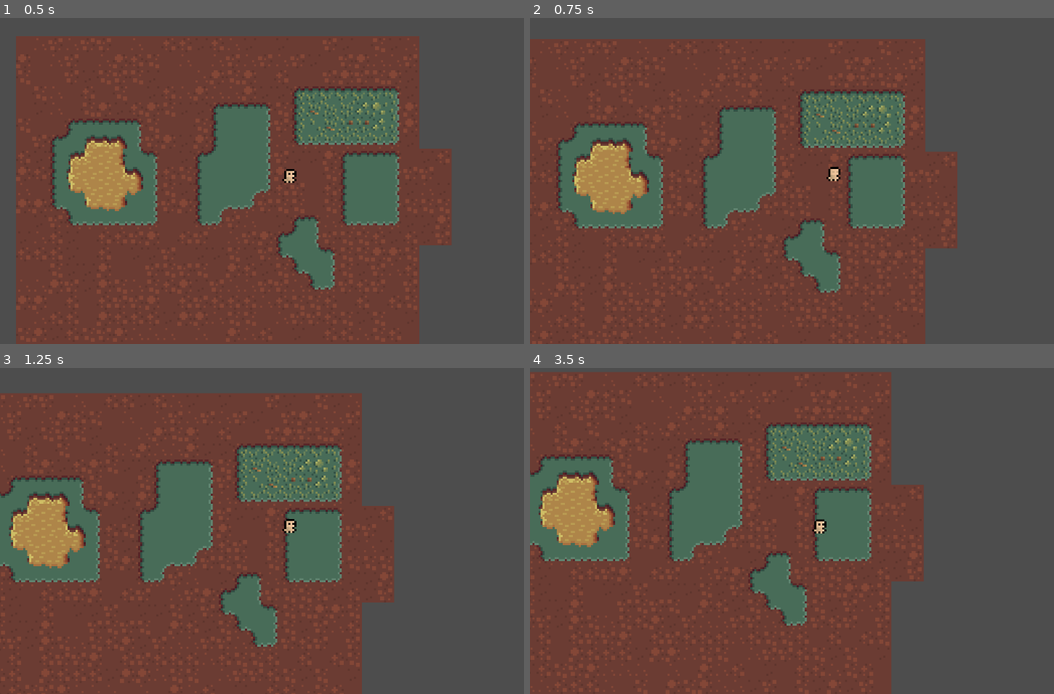
Above: before the commit, frames 1-4 (two rows, left to right).
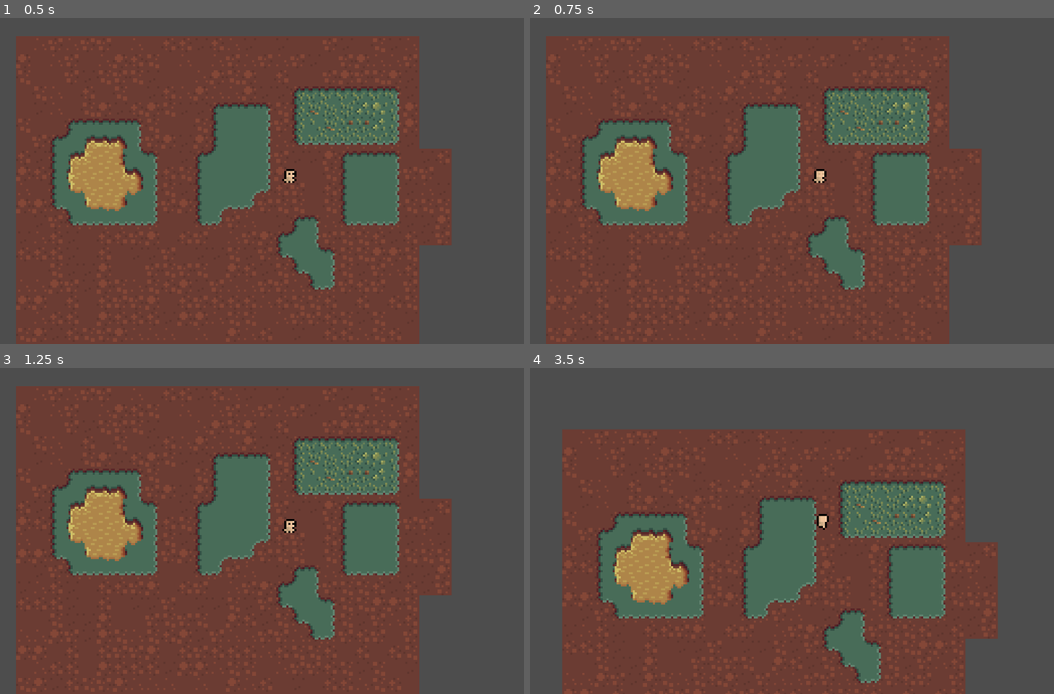
Above: after the commit, the same moments.

Repository: elegios/cautious-memory
Game: Godot game, scene res://Scenes/Test.tscn
The game is run twice, just before and just after one commit, with the same random seed, the same clock (stepped at 60 frames per second) and the same inputs.
Inputs (mouse positions are in pixels of both pictures, inside the frame that each line leads up to):
- Up to frame 1 (0.5 s): no input
- Up to frame 2 (0.75 s): tap Enter at 0.5 s; move the mouse to (949, 164) at 0.52 s; hold A (Action 1) from 0.53 s (still down)
- Up to frame 3 (1.25 s): keep holding A (Action 1)
- Up to frame 4 (3.5 s): move the mouse to (702, 547) at 1.27 s; release A (Action 1) at 1.28 s; tap S (Action 2) at 1.35 s; move the mouse to (875, 459) at 2.02 s; hold Right mouse button (Move) 2.03-2.78 s; move the mouse to (792, 596) at 2.77 s; tap A (Action 1) at 2.85 s

Frame 1 is identical in both runs. In frame 2, 32% of the frame differs, in the area x 0-87%, y 5-100%; in frame 3, 42%; in frame 4, 56%, in the area x 0-90%, y 1-100%.

Commit message:
Store PC abilities separately from AbilityRunner

Diff:
--- a/Code/AbilityComponents/Core/AbilityRunner.gd
+++ b/Code/AbilityComponents/Core/AbilityRunner.gd
@@ -4,12 +4,9 @@
 signal main_ability_started
 signal main_ability_ended
 
-## Automatically run the first ability on _ready(). Useful for
-## projectiles and the like, less so for player characters.
-@export var auto_run: bool = false
-
-## The abilities that can be run
-@export var abilities: Array[PackedScene]
+## Ability to automatically run (as main ability) whenever no main
+## ability is running.
+@export var auto_run: PackedScene
 
 ## Various features that ability components may use. Unused features
 ## can be unset.
@@ -43,22 +40,6 @@
 		push_warning("No spawner found, abilities cannot spawn things")
 	unit_local = Blackboard.new(unit_spawner)
 
-## Try to run an ability, sending a soft interrupt to the currently
-## running main ability, if one exists. Fails if:
-## - Not called on the server
-## - The main ability did not acknowledge the interrupt
-func try_run_ability(id: int) -> bool:
-	if not multiplayer or not multiplayer.is_server():
-		return false
-
-	if main_ability and main_ability.try_soft_interrupt():
-		main_ability.queue_free()
-		main_ability = null
-	if not main_ability:
-		var _abi := spawn({&"path": abilities[id].resource_path})
-		return true
-	return false
-
 func try_run_custom_ability(config: Dictionary) -> bool:
 	var is_main: bool = config.get(&"is_main", true)
 	if main_ability and not main_ability.done and is_main:
@@ -73,7 +54,7 @@
 
 func try_soft_interrupt() -> bool:
 	if main_ability:
-		return not main_ability.done and main_ability.try_soft_interrupt()
+		return main_ability.done or main_ability.try_soft_interrupt()
 	return true
 
 func _spawn_ability(config: Dictionary) -> Node:
@@ -109,8 +90,10 @@
 	maybe_autorun.call_deferred()
 
 func maybe_autorun() -> void:
+	if not multiplayer or not multiplayer.is_server():
+		return
 	if not main_ability and auto_run:
-		var _success := try_run_ability(0)
+		var _success := try_run_custom_ability({&"path": auto_run.resource_path})
 
 ## NOTE(vipa, 2024-08-23): Called on clients (not the server) when an
 ## ability has been despawned, i.e., when the server thinks it's
--- a/Code/AbilityComponents/Core/Blackboard.gd
+++ b/Code/AbilityComponents/Core/Blackboard.gd
@@ -2,6 +2,7 @@
 
 var dict: Dictionary = {}
 var is_special: Dictionary = {}
+var updated_m: Dictionary = {}
 
 enum Kind {
 	Normal,
@@ -26,6 +27,9 @@
 
 
 func bset(property: StringName, value: Variant) -> void:
+	if property.begins_with("m_"):
+		updated_m[property] = true
+
 	if value is Node:
 		var n: Node = value
 		dict[property] = spawner.unit_to_id[n]
@@ -36,6 +40,9 @@
 	var _ignore := is_special.erase(property)
 
 func bclear(property: StringName) -> void:
+	if property.begins_with("m_"):
+		updated_m[property] = true
+
 	var _ignore := dict.erase(property)
 	_ignore = is_special.erase(property)
 
@@ -69,12 +76,13 @@
 
 ## Copy [code]m_[/code] properties from [param other] to self.
 func merge_m(other: Blackboard) -> void:
-	for k: StringName in other.dict:
-		if not k.begins_with("m_"):
-			continue
-
-		dict[k] = other.dict[k]
-		if other.is_special.has(k):
-			is_special[k] = other.is_special[k]
+	for k: StringName in other.updated_m:
+		if other.dict.has(k):
+			dict[k] = other.dict[k]
+			if other.is_special.has(k):
+				is_special[k] = other.is_special[k]
+			else:
+				var _ignore := is_special.erase(k)
 		else:
-			var _ignore := is_special.erase(k)
+			var _ignore := dict.erase(k)
+			_ignore = is_special.erase(k)
--- /dev/null
+++ b/Code/AbilityComponents/Core/PlayerAbility.gd
@@ -0,0 +1,15 @@
+class_name PlayerAbility extends Resource
+
+## Whether the ability should be a main ability. If true, requires the
+## current main ability (if any) to acknowledge a soft
+## interrupt. Always succeeds if false.
+@export var is_main : bool = true
+
+## Whether movement should be cancelled when the ability is
+## activated. If [code]cancel_move[/code] is false and
+## [code]is_main[/code] is true, then movement is merely paused while
+## the ability runs.
+@export var cancel_move : bool = true
+
+## The ability to run.
+@export var ability : PackedScene
--- a/Code/AbilityComponents/WriteToBlackboard.gd
+++ b/Code/AbilityComponents/WriteToBlackboard.gd
@@ -3,14 +3,17 @@
 
 ## The property to be overwritten. If the property is prefixed by
 ## [code]m_[/code], then it will be persisted on the unit between
-## ability runs. Note that [code]m_[/code] properties are snapshotted
-## when an ability starts, and whatever values are set when the
-## ability finishes are copied back to the unit.
+## ability runs. There are three important points about such properties:
 ##
-## Notably this means that clearing a [code]m_[/code] property will
-## not remove it from persisted storage, and it's very much possible
-## to get data races with multiple abilities reading and writing such
-## properties.
+## 1. Previously stored [code]m_[/code] properties are snapshotted
+##    when an ability starts.
+## 2. Updated [code]m_[/code] properties are persisted when the
+##    ability ends, and no sooner.
+## 3. Only [i]modified[/i] [code]m_[/code] properties are persisted.
+##
+## The sum total of these things is that it's very much possible to
+## get data race-like behaviour when using [code]m_[/code] properties
+## in abilities that run in parallel.
 @export var property: StringName
 
 ## The value to write. Will clear the property if absent.
--- /dev/null
+++ b/Code/Components/PlayerAbilities.gd
@@ -0,0 +1,30 @@
+class_name PlayerAbilities extends Node
+
+signal move_cancelled
+
+@export var runner : AbilityRunner
+
+@export var abilities : Array[PlayerAbility]
+
+## Try to run an ability, sending a soft interrupt to the currently
+## running main ability, if one exists. Fails if:
+## - Not called on the server
+## - The main ability did not acknowledge the interrupt
+func try_run_ability(id: int) -> bool:
+	if not multiplayer or not multiplayer.is_server():
+		return false
+
+	var abi := abilities[id]
+
+	if abi.is_main and not runner.try_soft_interrupt():
+		return false
+
+	var config := {
+		&"path": abi.ability.resource_path,
+		&"is_main": abi.is_main,
+	}
+
+	if abi.cancel_move:
+		move_cancelled.emit()
+
+	return runner.try_run_custom_ability(config)
--- a/PCs/SwordDancer/AThrowSword.tscn
+++ b/PCs/SwordDancer/AThrowSword.tscn
@@ -26,7 +26,7 @@
 [sub_resource type="Resource" id="Resource_3c613"]
 script = ExtResource("9_oyqgf")
 property = &"m_sword"
-allow_absent = false
+allow_absent = true
 
 [sub_resource type="Resource" id="Resource_4c0cu"]
 resource_local_to_scene = true
--- a/PCs/SwordDancer/MSword.tscn
+++ b/PCs/SwordDancer/MSword.tscn
@@ -30,8 +30,7 @@
 [node name="AbilityRunner" type="MultiplayerSpawner" parent="." node_paths=PackedStringArray("character", "shape_cast")]
 spawn_path = NodePath(".")
 script = ExtResource("1_452ko")
-auto_run = true
-abilities = Array[PackedScene]([ExtResource("2_gj2gb")])
+auto_run = ExtResource("2_gj2gb")
 character = NodePath("..")
 shape_cast = NodePath("../ShapeCast2D")
 
--- a/Scenes/Player.gd
+++ b/Scenes/Player.gd
@@ -45,7 +45,7 @@
 		animation.animation = "walk-lu"
 	var _hit := move_and_slide()
 
-func _ability_started() -> void:
+func cancel_move() -> void:
 	pathing = false
 
 func _move_command_given(target: Vector2) -> void:
--- a/Scenes/player.tscn
+++ b/Scenes/player.tscn
@@ -1,11 +1,25 @@
-[gd_scene load_steps=9 format=3 uid="uid://gcgee3glc6vc"]
+[gd_scene load_steps=13 format=3 uid="uid://gcgee3glc6vc"]
 
 [ext_resource type="Script" path="res://Scenes/Player.gd" id="1_2bwdi"]
 [ext_resource type="SpriteFrames" uid="uid://lrukp3lrybk7" path="res://Assets/Human/human.tres" id="2_4r553"]
 [ext_resource type="Script" path="res://Code/Components/PlayerInput.gd" id="3_6juq4"]
 [ext_resource type="PackedScene" uid="uid://bpdq3av7p7qu4" path="res://PCs/SwordDancer/AKickOff.tscn" id="3_ftytm"]
 [ext_resource type="Script" path="res://Code/AbilityComponents/Core/AbilityRunner.gd" id="4_aqo0i"]
+[ext_resource type="Script" path="res://Code/Components/PlayerAbilities.gd" id="4_bgt3b"]
+[ext_resource type="Script" path="res://Code/AbilityComponents/Core/PlayerAbility.gd" id="5_c8qdb"]
 [ext_resource type="PackedScene" uid="uid://60nh8fm0my6x" path="res://PCs/SwordDancer/AThrowSword.tscn" id="6_7sdyg"]
+
+[sub_resource type="Resource" id="Resource_ludiy"]
+script = ExtResource("5_c8qdb")
+is_main = false
+cancel_move = false
+ability = ExtResource("6_7sdyg")
+
+[sub_resource type="Resource" id="Resource_8ah4o"]
+script = ExtResource("5_c8qdb")
+is_main = true
+cancel_move = true
+ability = ExtResource("3_ftytm")
 
 [sub_resource type="CircleShape2D" id="CircleShape2D_rf6ld"]
 radius = 14.0
@@ -39,6 +53,11 @@
 unique_name_in_owner = true
 script = ExtResource("3_6juq4")
 
+[node name="PlayerAbilities" type="Node" parent="." node_paths=PackedStringArray("runner")]
+script = ExtResource("4_bgt3b")
+runner = NodePath("../AbilityRunner")
+abilities = Array[ExtResource("5_c8qdb")]([SubResource("Resource_ludiy"), SubResource("Resource_8ah4o")])
+
 [node name="NavAgent" type="NavigationAgent2D" parent="."]
 unique_name_in_owner = true
 
@@ -68,7 +87,6 @@
 unique_name_in_owner = true
 spawn_path = NodePath(".")
 script = ExtResource("4_aqo0i")
-abilities = Array[PackedScene]([ExtResource("3_ftytm"), ExtResource("6_7sdyg")])
 character = NodePath("..")
 nav_agent = NodePath("../NavAgent")
 player_input = NodePath("../PlayerInput")
@@ -78,7 +96,7 @@
 shape = SubResource("CircleShape2D_rf6ld")
 target_position = Vector2(0, 0)
 
-[connection signal="action_pressed" from="PlayerInput" to="AbilityRunner" method="try_run_ability"]
+[connection signal="action_pressed" from="PlayerInput" to="PlayerAbilities" method="try_run_ability"]
 [connection signal="move_command" from="PlayerInput" to="." method="_move_command_given"]
+[connection signal="move_cancelled" from="PlayerAbilities" to="." method="cancel_move"]
 [connection signal="synchronized" from="MultiplayerSynchronizer" to="AbilityRunner" method="resync_blackboards"]
-[connection signal="main_ability_started" from="AbilityRunner" to="." method="_ability_started"]
